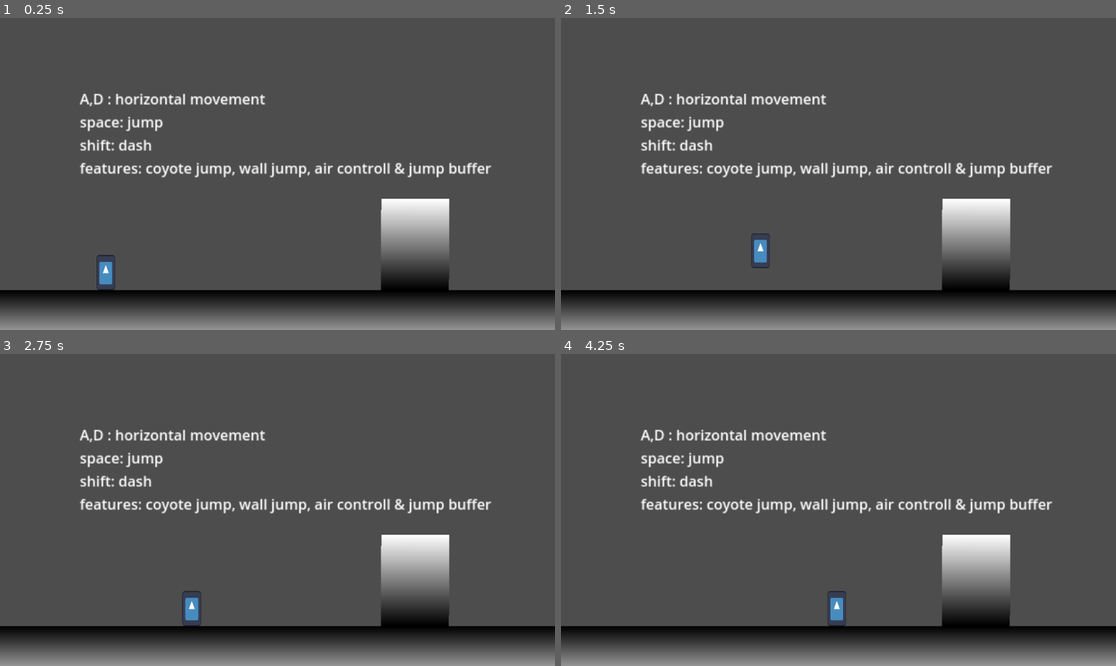
Above: before the commit, frames 1-4 (two rows, left to right).
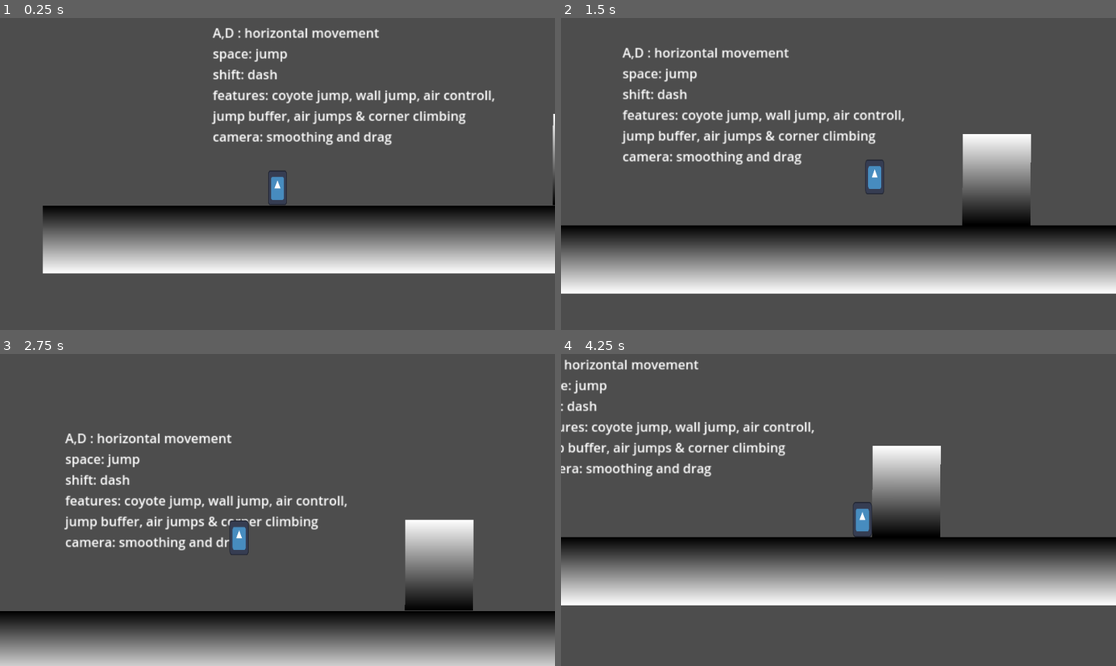
Above: after the commit, the same moments.

Repository: Nispeter/MetalSlug
Game: Godot game, scene res://scenes/main.tscn
Same seed, same stepped clock (60 frames per second), same inputs: the game is played once before the commit and once after it. The engine's default icon, where the game draws it, is replaced by a stand-in: a white triangle on a blue panel in a dark square.
Inputs:
- Up to frame 1 (0.25 s): no input
- Up to frame 2 (1.5 s): hold Space (jump) 0.53-1.28 s; hold Right (ui_right) from 0.53 s (still down); tap Shift (dash) at 0.6 s; tap Space (jump) at 1.35 s
- Up to frame 3 (2.75 s): tap Space (jump) at 1.52, 1.82 s; tap Shift (dash) at 1.55, 2.1 s; release Right (ui_right) at 2.03 s; hold Left (ui_left) from 2.03 s (still down); hold Space (jump) from 2.03 s (still down)
- Up to frame 4 (4.25 s): release Left (ui_left) at 2.78 s; release Space (jump) at 2.78 s; hold Right (ui_right) from 2.78 s (still down); tap Shift (dash) at 2.85 s; tap Space (jump) at 3.02, 3.32 s; hold Space (jump) from 3.53 s (still down)

The runs differ from the first frame. In frame 1, 33% of the frame differs, in the area x 0-100%, y 3-100%; in frame 2, 35%; in frame 3, 26%; in frame 4, 36%, in the area x 0-100%, y 1-100%.

Commit message:
better movement & follow camera

Diff:
--- a/scenes/main.tscn
+++ b/scenes/main.tscn
@@ -14,6 +14,19 @@
 [sub_resource type="CapsuleShape2D" id="CapsuleShape2D_5fflx"]
 
 [node name="Main" type="Node2D"]
+
+[node name="Controls" type="Label" parent="."]
+offset_left = 71.0
+offset_top = 156.0
+offset_right = 421.0
+offset_bottom = 309.0
+scale = Vector2(1.39519, 1.38197)
+text = "A,D : horizontal movement
+space: jump
+shift: dash
+features: coyote jump, wall jump, air controll,
+jump buffer, air jumps & corner climbing
+camera: smoothing and drag"
 
 [node name="place_holder_map" type="Node" parent="."]
 
@@ -54,13 +67,11 @@
 [node name="CollisionShape2D" type="CollisionShape2D" parent="player"]
 shape = SubResource("CapsuleShape2D_5fflx")
 
-[node name="Controls" type="Label" parent="."]
-offset_left = 138.0
-offset_top = 122.0
-offset_right = 600.0
-offset_bottom = 223.0
-scale = Vector2(1.55501, 1.5352)
-text = "A,D : horizontal movement
-space: jump
-shift: dash
-features: coyote jump, wall jump, air controll & jump buffer "
+[node name="Camera2D" type="Camera2D" parent="player"]
+position_smoothing_enabled = true
+drag_horizontal_enabled = true
+drag_vertical_enabled = true
+drag_left_margin = 0.05
+drag_top_margin = 0.05
+drag_right_margin = 0.05
+drag_bottom_margin = 0.05
--- a/scripts/player.gd
+++ b/scripts/player.gd
@@ -1,29 +1,35 @@
 extends CharacterBody2D
 
 # Movement parameters
-@export var speed: float = 100.0
+@export var speed: float = 200.0					#WARNING: on low values, edge detecion explodes
 @export var jump_force: float = 500.0
-@export var gravity: float = 2200.0
-@export var max_fall_speed: float = 200.0
+@export var gravity: float = 2000.0
+@export var max_fall_speed: float = 4000.0
 @export var acceleration: float = 50.0
 @export var air_control: float = 0.8
 
+# Jump parameters
 @export var coyote_time_duration: float = 0.2
-@export var jump_buffer_duration: float = 0.2
+@export var jump_buffer_duration: float = 10		#NOTE: modify for timed jumps
 @export var variable_jump_height: float = 0.6
+@export var max_jumps: int = 2
 
+# Wall jump parameters
 @export var wall_jump_force: Vector2 = Vector2(300, -400)
 @export var wall_slide_speed: float = 100.0
 @export var wall_jump_cooldown: float = 0.2
 
-@export var dash_speed: float = speed*4
+# Dash parameters
+@export var dash_speed: float = speed * 4
 @export var dash_duration: float = 0.2
 @export var dash_cooldown: float = 0.5
 
+# Internal state
 var is_jumping: bool = false
 var is_dashing: bool = false
 var can_wall_jump: bool = false
 var facing_direction: int = 1
+var jump_count: int = 0
 
 var coyote_time: float = 0.0
 var jump_buffer_time: float = 0.0
@@ -44,6 +50,7 @@
 
 	if is_on_floor():
 		coyote_time = coyote_time_duration
+		jump_count = 0
 	else:
 		coyote_time -= delta
 
@@ -54,6 +61,7 @@
 	handle_horizontal_movement(delta)
 	handle_jumping()
 	handle_dashing(delta)
+
 	move_and_slide()
 
 	if is_on_floor() and is_dashing:
@@ -72,18 +80,17 @@
 		facing_direction = sign(move_input)
 
 func handle_jumping() -> void:
+	#print(jump_count)
 	if is_on_wall and not is_on_floor() and Input.is_action_just_pressed("jump") and wall_jump_cooldown_time <= 0:
 		velocity = wall_jump_force * Vector2(facing_direction * -1, 1)
-		can_wall_jump = false
 		wall_jump_cooldown_time = wall_jump_cooldown
-	elif (Input.is_action_just_pressed("jump") and (is_on_floor() or coyote_time > 0 or jump_buffer_time > 0)):
-		# Regular jump
+	elif Input.is_action_just_pressed("jump") and (is_on_floor() or coyote_time > 0 or jump_buffer_time > 0) and jump_count < max_jumps:
 		velocity.y = -jump_force
 		is_jumping = true
+		jump_count += 1
 		coyote_time = 0.0
 		jump_buffer_time = 0.0
 	elif is_jumping and not Input.is_action_pressed("jump"):
-		# Short jump when jump button is released early
 		if velocity.y < 0:
 			velocity.y *= variable_jump_height
 		is_jumping = false
@@ -93,22 +100,25 @@
 
 func handle_dashing(delta: float) -> void:
 	if Input.is_action_just_pressed("dash") and dash_cooldown_time <= 0 and not is_dashing:
-		# Begin dash
 		is_dashing = true
 		dash_time = dash_duration
 		dash_cooldown_time = dash_cooldown
 		emit_signal("on_dash")
 
 	if is_dashing:
-		velocity.x = facing_direction * dash_speed
+		if is_on_floor():
+			velocity.x = facing_direction * dash_speed 						#TODO: reduce friction on grounded dash
+		else:
+			velocity.x = facing_direction * dash_speed
+
 		dash_time -= delta
 		if dash_time <= 0:
 			is_dashing = false
 
-	# Wall sliding logic
 	is_on_wall = is_on_wall_detected()
 	if is_on_wall and velocity.y > 0:
 		velocity.y = min(velocity.y, wall_slide_speed)
 
+
 func is_on_wall_detected() -> bool:
 	return get_slide_collision_count() > 0 and not is_on_floor()
